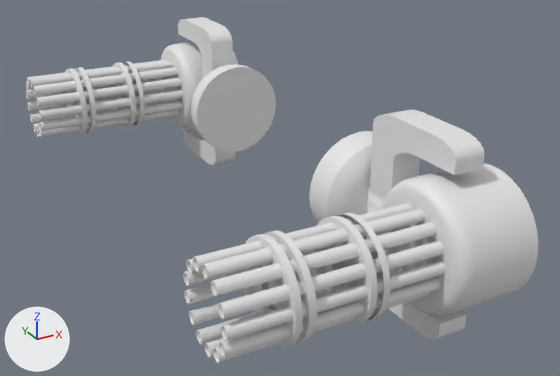
An edit to the FBX model Assets/Models/enemies/turret/turret_guns.fbx, drawn before and after from the same camera.
Both versions are drawn from a camera (50 mm lens) standing at (-1.77, -3.09, 2.4) and looking at (-0.17, -0.18, 0.95). The lights are fixed; the arrows at lower left show +X, +Y and +Z. Where no turn or scale is listed for an object, it has been applied to the vertices.

In view in the first picture: 'Turret gun joint', 'Turret gun left', 'Turret gun right'.
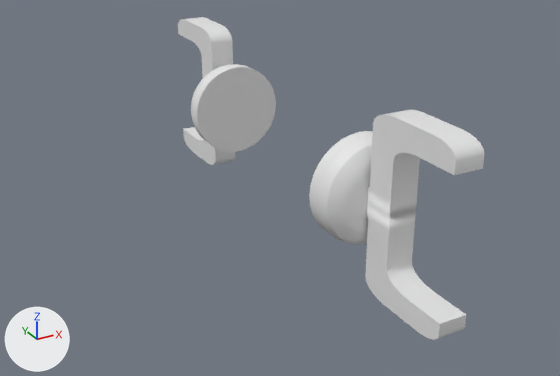
The newer file is also rescaled (x0.979), turned or shifted as a whole; pictures and numbers use the older file's frame.

Location of each change, [x1, y1, x2, y2] in pixels of the pictures (560 x 376 px):
'Turret gun right', deleted
    before: [183, 163, 538, 363]
'Turret gun left', deleted
    before: [26, 42, 238, 137]

The edits, one by one:
Object 'Turret gun left' (ob_turret_gun_left) is deleted.
Object 'Turret gun right' (ob_turret_gun_right) is deleted.
